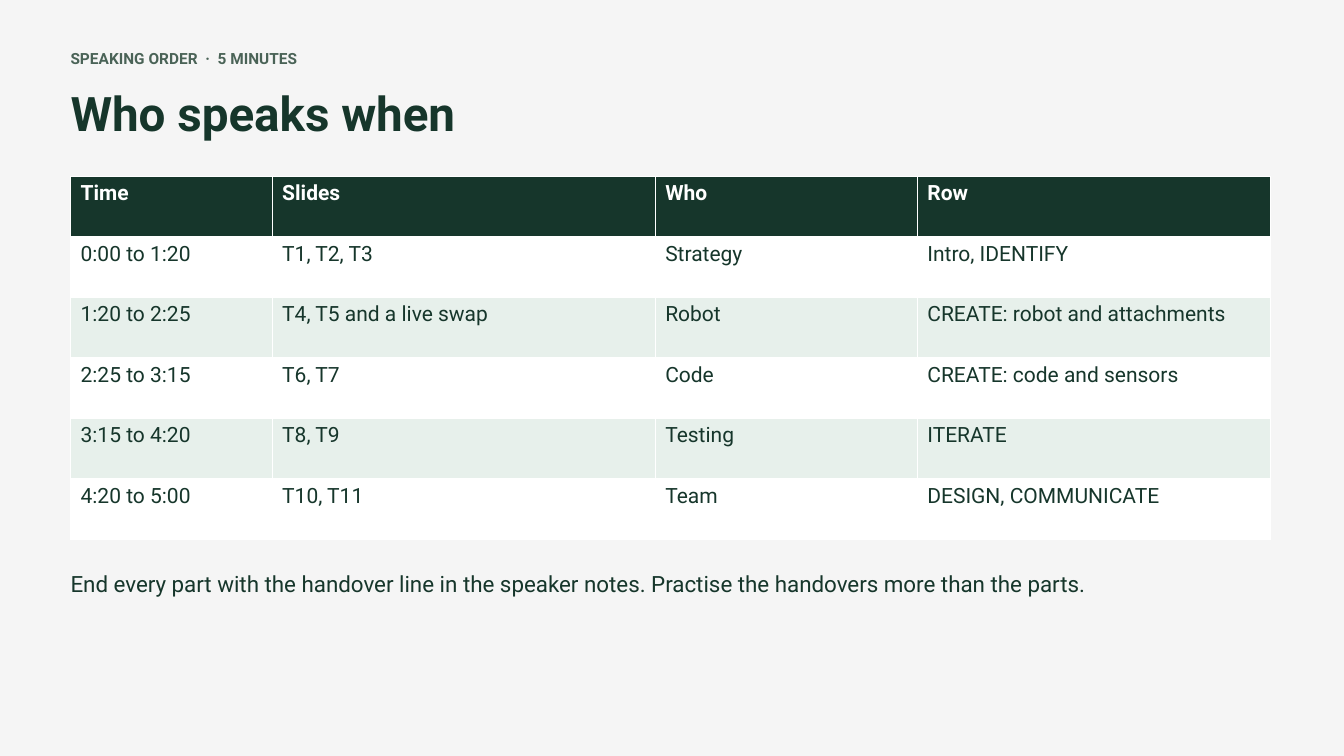
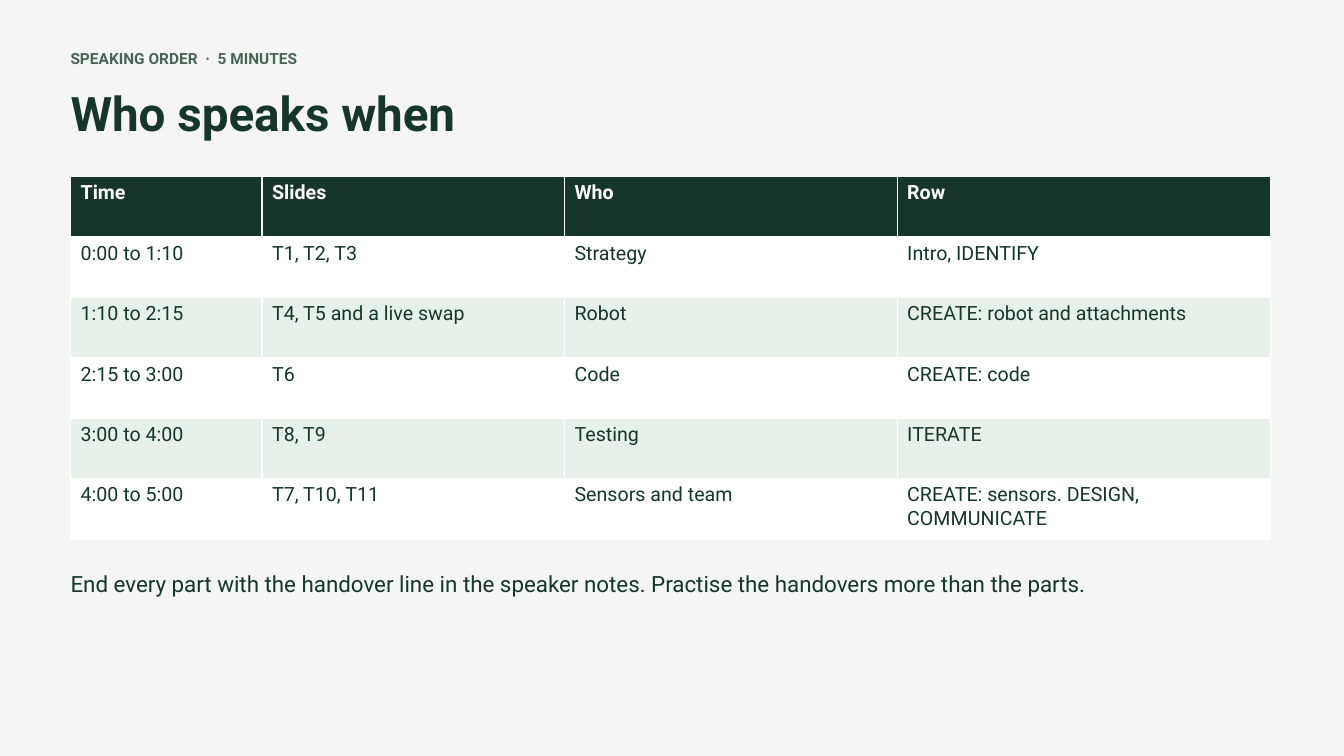
Before and after one commit to amana4/FLL2026, a slide deck: slide 38 of robot-design/exceeds-workshop.pptx. Drawn at 1344x756 pixels with LibreOffice and Linux fonts; fonts in the diff are those of the drawing. Boxes give left, top, right and bottom in pixels: in the first picture for what was removed or moved away, otherwise in the second. Text is boxed around its words. In the diff, an @@ line names an element or a change of style, - is before the commit and + after.

Commit message:
Move the gyroscope to its own speaking part
- five parts are now strategy, robot, code, testing, and sensors and team
- code script covers python, drive_cm, layers and the safety stop
- sensors and team script covers yaw and the three gyroscope steps, then
  who did what, lessons and pride
- role slots updated in the deck and the script doc builder, by roster slot

```diff
--- a/robot-design/exceeds-workshop.pptx
+++ b/robot-design/exceeds-workshop.pptx
@@ table at box(71, 176, 1270, 539) @@
-row 2, column 1: 0:00 to 1:20
+row 2, column 1: 0:00 to 1:10
-row 3, column 1: 1:20 to 2:25
+row 3, column 1: 1:10 to 2:15
-row 4: 2:25 to 3:15 | T6, T7 | Code | CREATE: code and sensors
+row 4: 2:15 to 3:00 | T6 | Code | CREATE: code
-row 5, column 1: 3:15 to 4:20
+row 5, column 1: 3:00 to 4:00
-row 6: 4:20 to 5:00 | T10, T11 | Team | DESIGN, COMMUNICATE
+row 6: 4:00 to 5:00 | T7, T10, T11 | Sensors and team | CREATE: sensors. DESIGN, COMMUNICATE
@@ size 15 to 14 pt in "Time", "Slides", "Who", "Row" and 10 more places @@
```
Also in this commit, not shown: 4 other slides changed, 6 other files.
